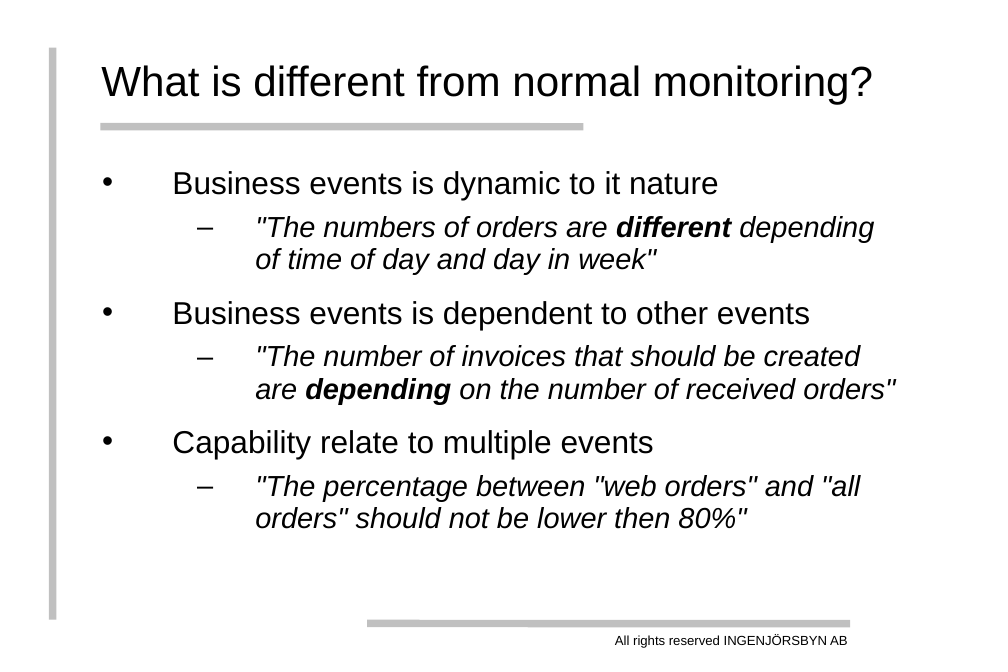
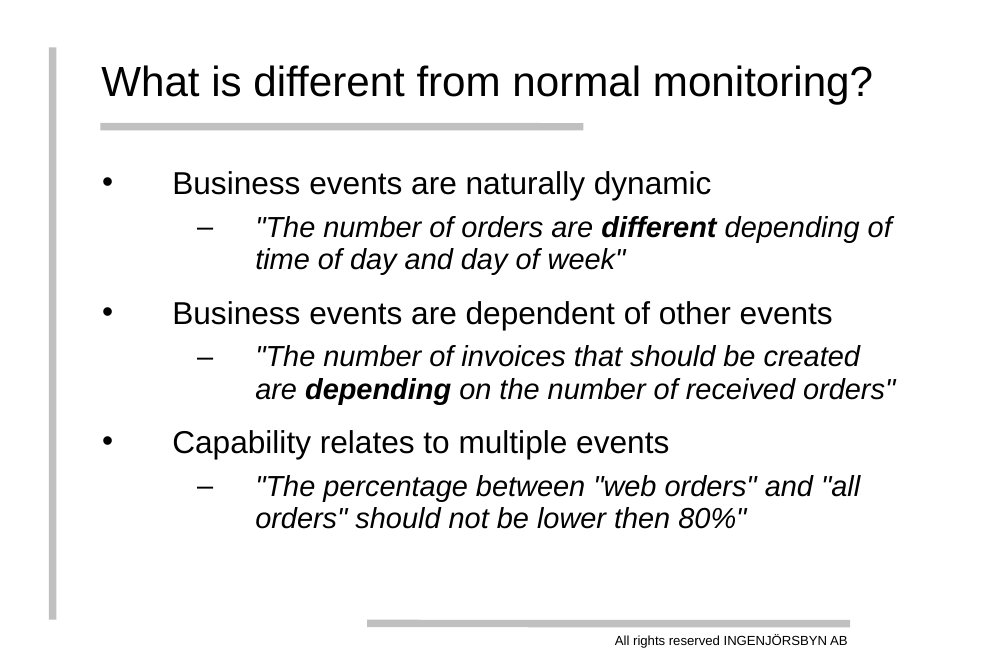
Before and after one commit to thenodon/bischeck, a slide deck: slide 7 of doc/bischeck.ppt. Drawn at 1008x672 pixels with LibreOffice and Linux fonts; fonts in the diff are those of the drawing; background and template pictures are left out. Boxes give left, top, right and bottom in pixels: in the first picture for what was removed or moved away, otherwise in the second. Text is boxed around its words. In the diff, an @@ line names an element or a change of style, - is before the commit and + after.

```diff
--- a/doc/bischeck.ppt
+++ b/doc/bischeck.ppt
@@ text at [172, 171, 892, 275]: text changed @@
-• Business events is dynamic to it nature
-  – "The numbers of orders are different depending of time of day and day in week"
-• Business events is dependent to other events
+• Business events are naturally dynamic
+  – "The number of orders are different depending of time of day and day of week"
+• Business events are dependent of other events
@@ text at [255, 345, 895, 529]: indent changed @@
@@ text at [172, 430, 669, 459]: text changed @@
-• Capability relate to multiple events
+• Capability relates to multiple events
```
Also in this commit, not shown: 20 other slides changed, 1 slide added, 1 slide removed, 1 other file.
